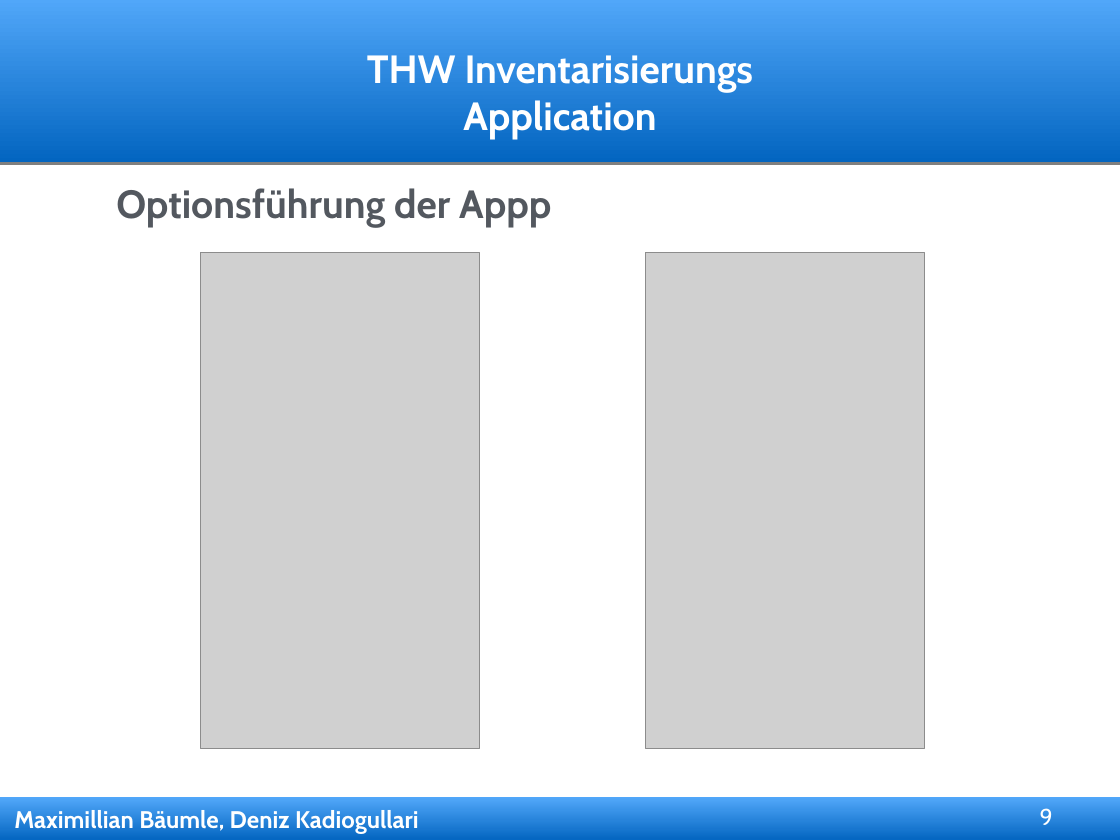
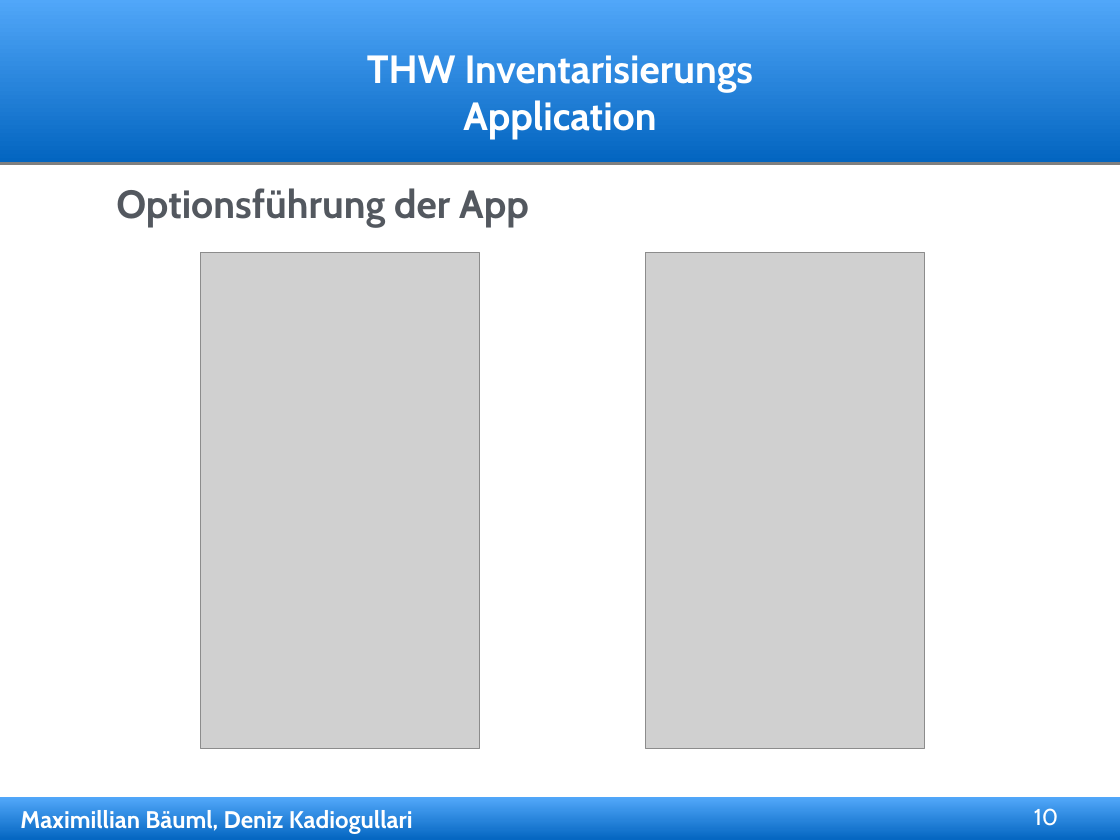
Before and after one commit to dkadio/thwapp, a slide deck: slide 10 of präsentation/thw_präsi.ppt (slide 9 before the commit). Drawn at 1120x840 pixels with LibreOffice and Linux fonts; fonts in the diff are those of the drawing; grey boxes stand for pictures; background and template pictures are left out. Boxes give left, top, right and bottom in pixels: in the first picture for what was removed or moved away, otherwise in the second. Text is boxed around its words. In the diff, an @@ line names an element or a change of style, - is before the commit and + after.

```diff
--- a/präsentation/thw_präsi.ppt
+++ b/präsentation/thw_präsi.ppt
@@ text in free at box(116, 188, 529, 228): text changed @@
-Optionsführung der Appp
+Optionsführung der App
@@ page number added at box(1029, 803, 1063, 837), 21 pt, text #FFFFFF @@
+10
@@ page number removed at box(1036, 803, 1057, 837) @@
-9
@@ text in free at box(20, 810, 413, 834): text changed @@
-Maximillian Bäumle, Deniz Kadiogullari
+Maximillian Bäuml, Deniz Kadiogullari
```
Also in this commit, not shown: 10 other slides changed, 3 slides added, 4 slides removed, 1 other file.
